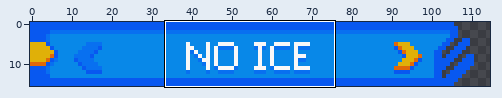
File history of a pixel-art file, src/textures/title/option.tim/setting_0_0/setting_0_0.tim.aseprite. The picture above shows the old version from afar; the outline marks the close-up.
Close-up. Before the commit:
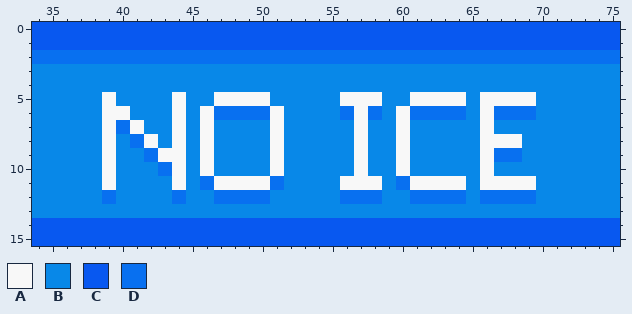
128x16 pixels, 1 frame. Shown: x 34..75, y 0..15. The wide view leaves out empty margins.
Palette (. is transparent): A #f8f8f8  B #0888e8  C #0858f0  D #0870f0
Pixels before, first column x 34:
 0 CCCCCCCCCCCCCCCCCCCCCCCCCCCCCCCCCCCCCCCCCC
 1 CCCCCCCCCCCCCCCCCCCCCCCCCCCCCCCCCCCCCCCCCC
 2 DDDDDDDDDDDDDDDDDDDDDDDDDDDDDDDDDDDDDDDDDD
 3 BBBBBBBBBBBBBBBBBBBBBBBBBBBBBBBBBBBBBBBBBB
 4 BBBBBBBBBBBBBBBBBBBBBBBBBBBBBBBBBBBBBBBBBB
 5 BBBBBABBBBABBAAAABBBBBAAABBAAAABAAAABBBBBB
 6 BBBBBAABBBABADDDDABBBBDADBADDDDBADDDBBBBBB
 7 BBBBBADABBABABBBBABBBBBABBABBBBBABBBBBBBBB
 8 BBBBBABDABABABBBBABBBBBABBABBBBBAAABBBBBBB
 9 BBBBBABBDAABABBBBABBBBBABBABBBBBADDBBBBBBB
10 BBBBBABBBDABABBBBABBBBBABBABBBBBABBBBBBBBB
11 BBBBBABBBBABDAAAADBBBBAAABDAAAABAAAABBBBBB
12 BBBBBDBBBBDBBDDDDBBBBBDDDBBDDDDBDDDDBBBBBB
13 BBBBBBBBBBBBBBBBBBBBBBBBBBBBBBBBBBBBBBBBBB
14 CCCCCCCCCCCCCCCCCCCCCCCCCCCCCCCCCCCCCCCCCC
15 CCCCCCCCCCCCCCCCCCCCCCCCCCCCCCCCCCCCCCCCCC
Now the later version:
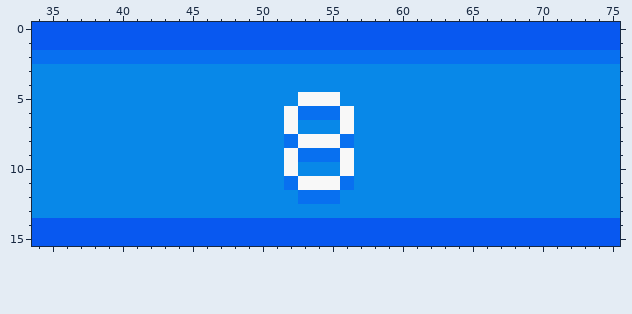
Edits made:
{"y":5,"x":39,"old":"A","new":"B"}
{"y":5,"x":44,"old":"A","new":"B"}
{"y":5,"x":47,"old":"AAAA","new":"BBBB"}
{"y":5,"x":53,"old":"BBBAAA","new":"AAABBB"}
{"y":5,"x":61,"old":"AAAA","new":"BBBB"}
{"y":5,"x":66,"old":"AAAA","new":"BBBB"}
{"y":6,"x":39,"old":"AA","new":"BB"}
{"y":6,"x":44,"old":"A","new":"B"}
{"y":6,"x":46,"old":"ADDDDABBBBDAD","new":"BBBBBBADDDABB"}
{"y":6,"x":60,"old":"ADDDD","new":"BBBBB"}
{"y":6,"x":66,"old":"ADDD","new":"BBBB"}
{"y":7,"x":39,"old":"ADA","new":"BBB"}
{"y":7,"x":44,"old":"A","new":"B"}
{"y":7,"x":46,"old":"A","new":"B"}
{"y":7,"x":51,"old":"AB","new":"BA"}
{"y":7,"x":56,"old":"BA","new":"AB"}
{"y":7,"x":60,"old":"A","new":"B"}
{"y":7,"x":66,"old":"A","new":"B"}
{"y":8,"x":39,"old":"A","new":"B"}
{"y":8,"x":41,"old":"DA","new":"BB"}
{"y":8,"x":44,"old":"A","new":"B"}
{"y":8,"x":46,"old":"A","new":"B"}
{"y":8,"x":51,"old":"ABBBBBA","new":"BDAAADB"}
{"y":8,"x":60,"old":"A","new":"B"}
{"y":8,"x":66,"old":"AAA","new":"BBB"}
{"y":9,"x":39,"old":"A","new":"B"}
{"y":9,"x":42,"old":"DAA","new":"BBB"}
{"y":9,"x":46,"old":"A","new":"B"}
{"y":9,"x":51,"old":"ABBBBBA","new":"BADDDAB"}
{"y":9,"x":60,"old":"A","new":"B"}
{"y":9,"x":66,"old":"ADD","new":"BBB"}
{"y":10,"x":39,"old":"A","new":"B"}
{"y":10,"x":43,"old":"DA","new":"BB"}
{"y":10,"x":46,"old":"A","new":"B"}
{"y":10,"x":51,"old":"AB","new":"BA"}
{"y":10,"x":56,"old":"BA","new":"AB"}
{"y":10,"x":60,"old":"A","new":"B"}
{"y":10,"x":66,"old":"A","new":"B"}
{"y":11,"x":39,"old":"A","new":"B"}
{"y":11,"x":44,"old":"A","new":"B"}
{"y":11,"x":46,"old":"DAAAADBBBBAAA","new":"BBBBBBDAAADBB"}
{"y":11,"x":60,"old":"DAAAA","new":"BBBBB"}
{"y":11,"x":66,"old":"AAAA","new":"BBBB"}
{"y":12,"x":39,"old":"D","new":"B"}
{"y":12,"x":44,"old":"D","new":"B"}
{"y":12,"x":47,"old":"DDDD","new":"BBBB"}
{"y":12,"x":53,"old":"BBBDDD","new":"DDDBBB"}
{"y":12,"x":61,"old":"DDDD","new":"BBBB"}
{"y":12,"x":66,"old":"DDDD","new":"BBBB"}
{"label":"changed","picture_box":[102,92,536,204]}
